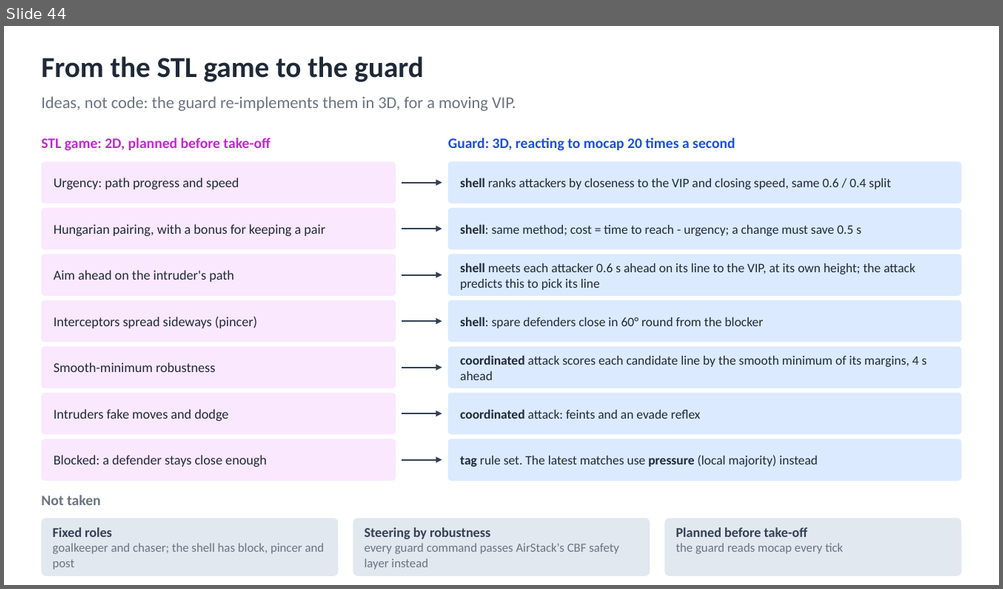
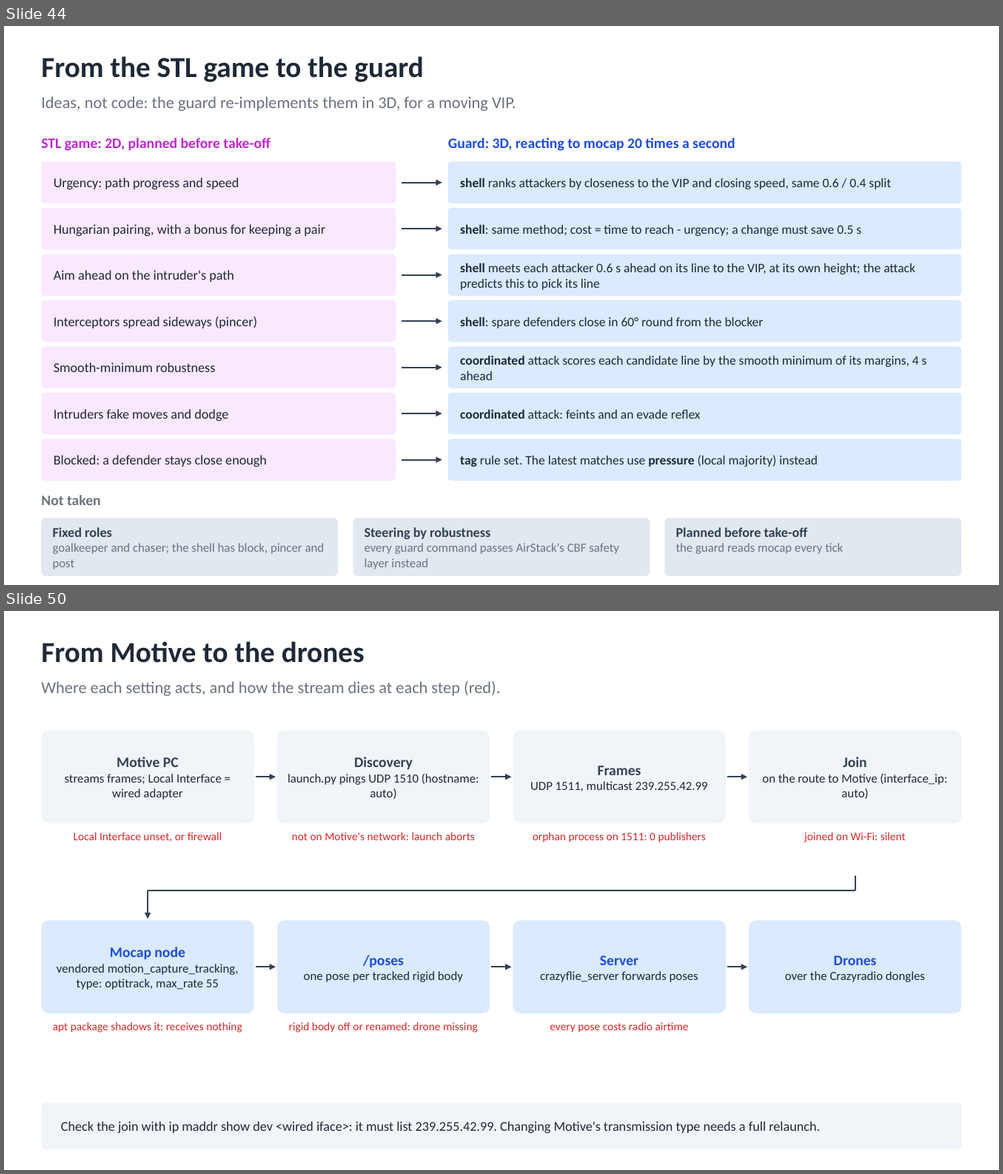
Before and after one commit to AI-DA-STC/CrazySwarm2-with-Mocap_Strike-and-Guard, a slide deck: docs/diagrams/strike-and-guard-diagrams.pptx. Shown one above the other, each under a label of ours: slide 44 before the commit, slides 44 and 50 after it; the slides between them are not shown. The pictures are 1003x589 and 1003x1174 pixels, drawn with LibreOffice and Linux fonts; fonts in the diff are those of the drawing. Boxes give left, top, right and bottom in pixels: in the first picture for what was removed or moved away, otherwise in the second. Text is boxed around its words. In the diff, an @@ line names an element or a change of style, - is before the commit and + after.

```diff
--- a/docs/diagrams/strike-and-guard-diagrams.pptx
+++ b/docs/diagrams/strike-and-guard-diagrams.pptx
@@ slide 50 added at bbox=[4, 611, 999, 1170], background #FFFFFF @@
@@ text added at bbox=[41, 641, 364, 663], 28 pt, text #1F2937, bold @@
+From Motive to the drones
@@ text added at bbox=[41, 681, 500, 696], 16 pt, text #6B7280 @@
+Where each setting acts, and how the stream dies at each step (red).
@@ rounded rectangle added at bbox=[41, 730, 254, 823], fill #F1F5F9, 12 pt, text #1F2937 @@
+Motive PC
+streams frames; Local Interface = wired adapter
@@ rounded rectangle added at bbox=[277, 730, 489, 823], fill #F1F5F9, 12 pt, text #1F2937 @@
+Discovery
+launch.py pings UDP 1510 (hostname: auto)
@@ rounded rectangle added at bbox=[513, 730, 726, 823], fill #F1F5F9, 12 pt, text #1F2937 @@
+Frames
+UDP 1511, multicast 239.255.42.99
@@ rounded rectangle added at bbox=[748, 730, 962, 823], fill #F1F5F9, 12 pt, text #1F2937 @@
+Join
+on the route to Motive (interface_ip: auto)
@@ arrow added from (256, 777) to (276, 777), #334155 1.5 pt @@
@@ arrow added from (491, 777) to (512, 777), #334155 1.5 pt @@
@@ arrow added from (727, 777) to (747, 777), #334155 1.5 pt @@
@@ text added at bbox=[74, 832, 222, 842], 11 pt, text #DC2626 @@
+Local Interface unset, or firewall
@@ text added at bbox=[292, 832, 475, 840], 11 pt, text #DC2626 @@
+not on Motive's network: launch aborts
@@ text added at bbox=[532, 832, 706, 843], 11 pt, text #DC2626 @@
+orphan process on 1511: 0 publishers
@@ text added at bbox=[804, 832, 905, 843], 11 pt, text #DC2626 @@
+joined on Wi-Fi: silent
@@ line added from (854, 876) to (854, 891), #334155 1.5 pt @@
@@ line added from (854, 891) to (148, 891), #334155 1.5 pt @@
@@ arrow added from (148, 891) to (148, 919), #334155 1.5 pt @@
@@ rounded rectangle added at bbox=[41, 920, 254, 1014], fill #DBEAFE, 12 pt, text #1F2937 @@
+Mocap node
+vendored motion_capture_tracking, type: optitrack, max_rate 55
@@ rounded rectangle added at bbox=[277, 920, 489, 1014], fill #DBEAFE, 12 pt, text #1F2937 @@
+/poses
+one pose per tracked rigid body
@@ rounded rectangle added at bbox=[513, 920, 726, 1014], fill #DBEAFE, 12 pt, text #1F2937 @@
+Server
+crazyflie_server forwards poses
@@ rounded rectangle added at bbox=[748, 920, 962, 1014], fill #DBEAFE, 12 pt, text #1F2937 @@
+Drones
+over the Crazyradio dongles
@@ arrow added from (256, 968) to (276, 968), #334155 1.5 pt @@
@@ arrow added from (491, 968) to (512, 968), #334155 1.5 pt @@
@@ arrow added from (727, 968) to (747, 968), #334155 1.5 pt @@
@@ text added at bbox=[53, 1022, 242, 1033], 11 pt, text #DC2626 @@
+apt package shadows it: receives nothing
@@ text added at bbox=[289, 1022, 478, 1033], 11 pt, text #DC2626 @@
+rigid body off or renamed: drone missing
@@ text added at bbox=[549, 1022, 688, 1033], 11 pt, text #DC2626 @@
+every pose costs radio airtime
@@ rounded rectangle added at bbox=[41, 1103, 962, 1150], fill #F1F5F9, 13 pt, text #1F2937 @@
+Check the join with ip maddr show dev <wired iface>: it must list 239.255.42.99. Changing Motive's transmission type needs a full relaunch.
```
Also in this commit, not shown: 4 slides changed, 7 other slides added, 51 other files.
